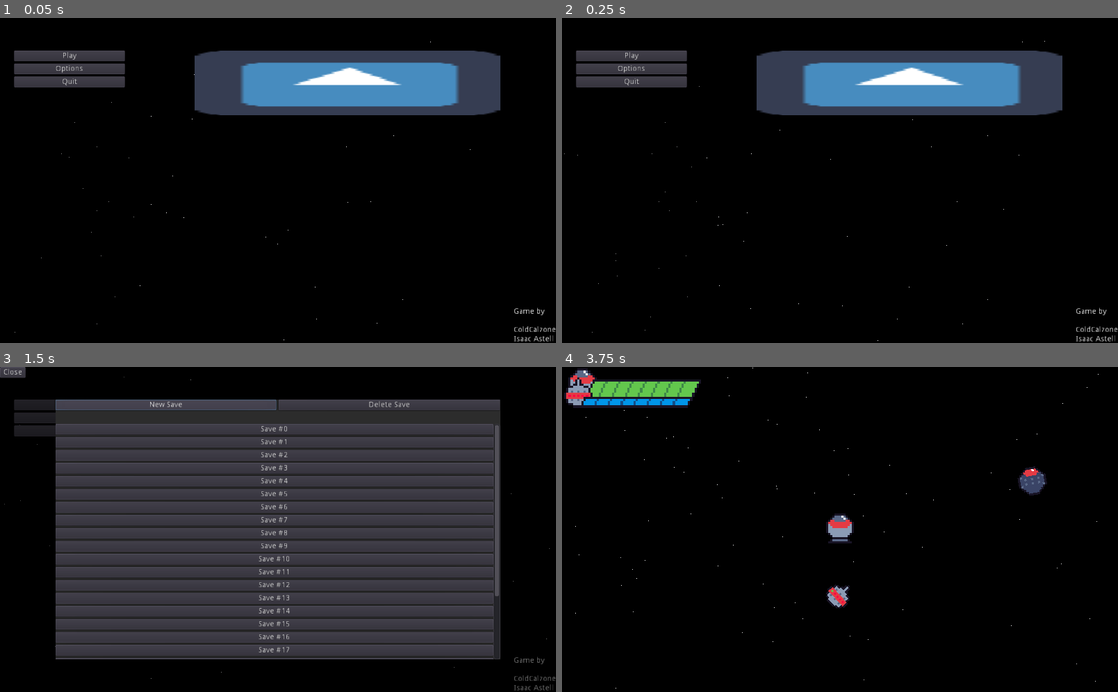
Above: before the commit, frames 1-4 (two rows, left to right).
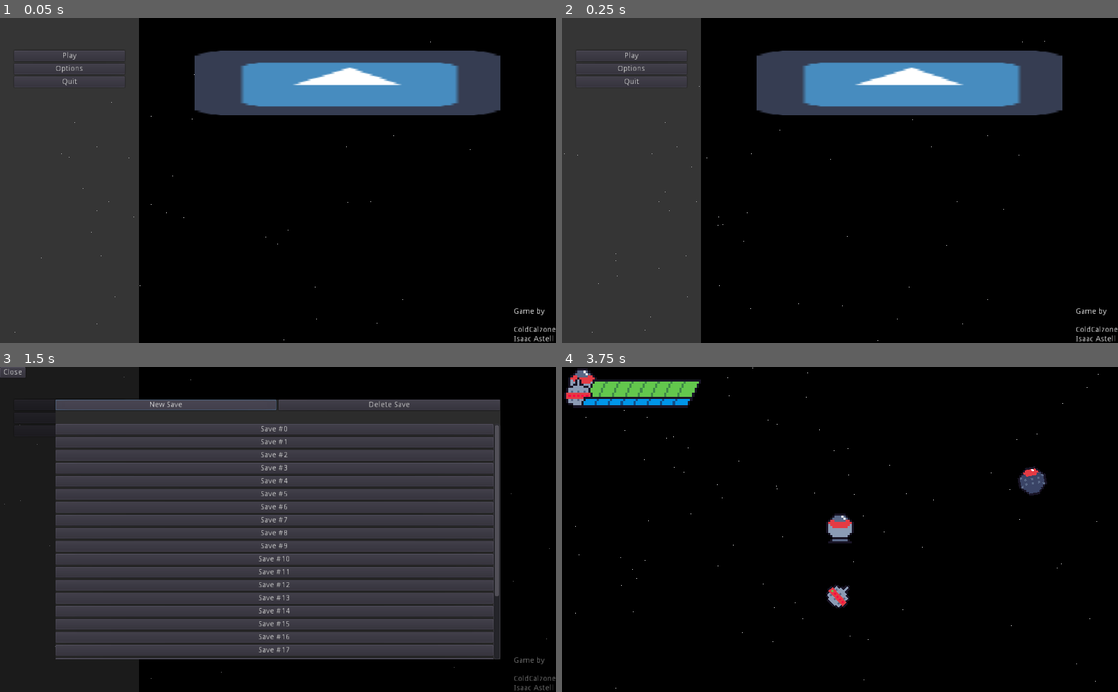
Above: after the commit, the same moments.

Repository: ColdCalzone/gmtk-gwj-34
Game: Godot game, scene res://ui/MainMenu.tscn
Same seed, same stepped clock (60 frames per second), same inputs: the game is played once before the commit and once after it. This scene is started directly instead of the project's main scene. The engine's default icon, where the game draws it, is replaced by a stand-in: a white triangle on a blue panel in a dark square.
Inputs:
- Up to frame 1 (0.05 s): no input
- Up to frame 2 (0.25 s): no input
- Up to frame 3 (1.5 s): click "Play" at 0.5 s; click "Play" at 1.25 s
- Up to frame 4 (3.75 s): click "Options" at 2 s; click "New Save" at 2.75 s; click "Save #0" at 3.5 s

The runs differ from the first frame. In frame 1, 23% of the frame differs, in the area x 0-25%, y 0-100%; in frame 2, 23%; in frame 3, 12%; in frame 4, nothing differs.

Commit message:
Changed left panel colour

Diff:
--- a/ui/MainMenu.tscn
+++ b/ui/MainMenu.tscn
@@ -44,7 +44,7 @@
 [node name="PanelBack" type="ColorRect" parent="LeftPanel"]
 anchor_right = 1.0
 anchor_bottom = 1.0
-color = Color( 0, 0, 0, 0.498039 )
+color = Color( 0.415686, 0.415686, 0.415686, 0.498039 )
 __meta__ = {
 "_edit_lock_": true,
 "_edit_use_anchors_": false
